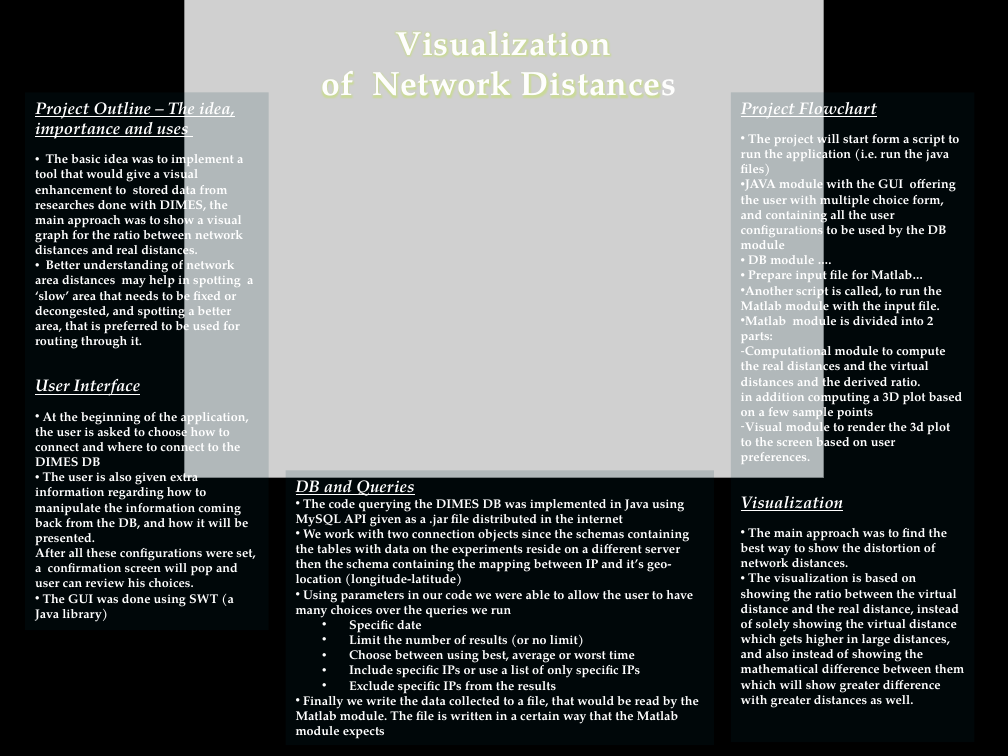
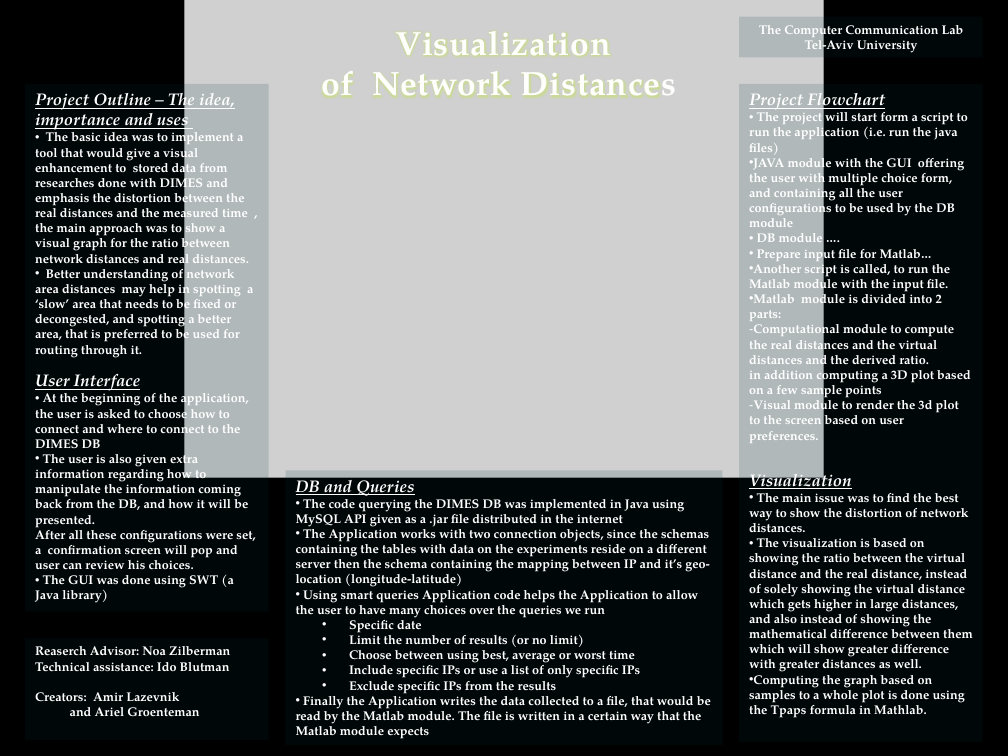
Before and after one commit to ariel-gro/tau-dimes-vis-project, a slide deck: slide 1 of DimesVis/Documentation/פוסטר.pptx. Drawn at 1008x756 pixels with LibreOffice and Linux fonts; fonts in the diff are those of the drawing; grey boxes stand for pictures; background and template pictures are left out. Boxes give left, top, right and bottom in pixels: in the first picture for what was removed or moved away, otherwise in the second. Text is boxed around its words. In the diff, an @@ line names an element or a change of style, - is before the commit and + after.

```diff
--- a/DimesVis/Documentation/פוסטר.pptx
+++ b/DimesVis/Documentation/פוסטר.pptx
@@ rectangle added at <box>739,17,983,57</box>, fill #02303E at 15% opacity, 9 pt, text #FFFFFF, bold @@
+The Computer Communication Lab
+Tel-Aviv University
@@ rectangle "Project Outline – The idea, ...": place and size @@
-rectangle "Project Outline – The idea, ..." at <box>25,93,269,630</box>
+rectangle "Project Outline – The idea, ..." at <box>25,84,269,611</box>
@@ rectangle "Project Flowchart": place and size @@
-rectangle "Project Flowchart" at <box>731,93,975,743</box>
+rectangle "Project Flowchart" at <box>739,84,983,742</box>
@@ text in rectangle at <box>35,129,248,268</box>: text changed @@
-• The basic idea was to implement a tool that would give a visual enhancement to stored data from researches done with DIMES, the main approach was to show a visual graph for the ratio between network distances and real distances.
+• The basic idea was to implement a tool that would give a visual enhancement to stored data from researches done with DIMES and emphasis the distortion between the real distances and the measured time , the main approach was to show a visual graph for the ratio between network distances and real distances.
@@ rectangle "DB and Queries": place and size @@
-rectangle "DB and Queries" at <box>285,471,714,746</box>
+rectangle "DB and Queries" at <box>285,471,722,746</box>
@@ text in rectangle at <box>749,493,968,533</box>: text changed @@
-• The main approach was to find the best way to show the distortion of network distances.
+• The main issue was to find the best way to show the distortion of network distances.
@@ text in rectangle at <box>296,525,709,618</box>: text changed @@
-• We work with two connection objects since the schemas containing the tables with data on the experiments reside on a different server then the schema containing the mapping between IP and it’s geo-location (longitude-latitude)
-• Using parameters in our code we were able to allow the user to have many choices over the queries we run
+• The Application works with two connection objects, since the schemas containing the tables with data on the experiments reside on a different server then the schema containing the mapping between IP and it’s geo-location (longitude-latitude)
+• Using smart queries Application code helps the Application to allow the user to have many choices over the queries we run
@@ rectangle added at <box>25,638,269,740</box>, fill #02303E at 15% opacity, 9 pt, text #FFFFFF, bold @@
+Reaserch Advisor: Noa Zilberman
+Technical assistance: Ido Blutman
+Creators: Amir Lazevnik
+and Ariel Groenteman
@@ text in rectangle at <box>749,675,965,718</box>: paragraph added @@
+• Computing the graph based on samples to a whole plot is done using the Tpaps formula in Mathlab.
@@ text in rectangle at <box>296,692,711,739</box>: text changed @@
-• Finally we write the data collected to a file, that would be read by the Matlab module. The file is written in a certain way that the Matlab module expects
+• Finally the Application writes the data collected to a file, that would be read by the Matlab module. The file is written in a certain way that the Matlab module expects
```
Also in this commit, not shown: 1 other file.
